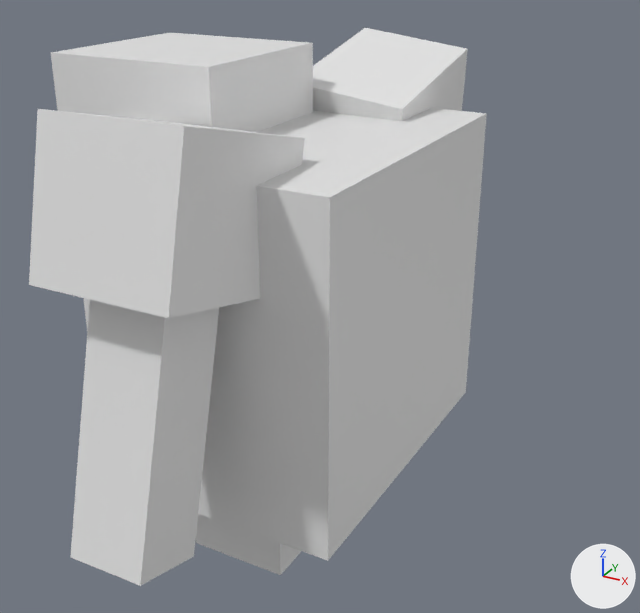
What one commit did to the OBJ model app/src/main/assets/models/golem/golem1.obj.
One viewpoint serves both versions: a 50 mm lens placed at (0.886, -1.517, 1.251), pointed at (0.046, 0.011, 0.487). The lights are fixed; the arrows at lower right show +X, +Y and +Z. Where no turn or scale is listed for an object, it has been applied to the vertices.

The first picture shows 'Golem_Cube.013'.
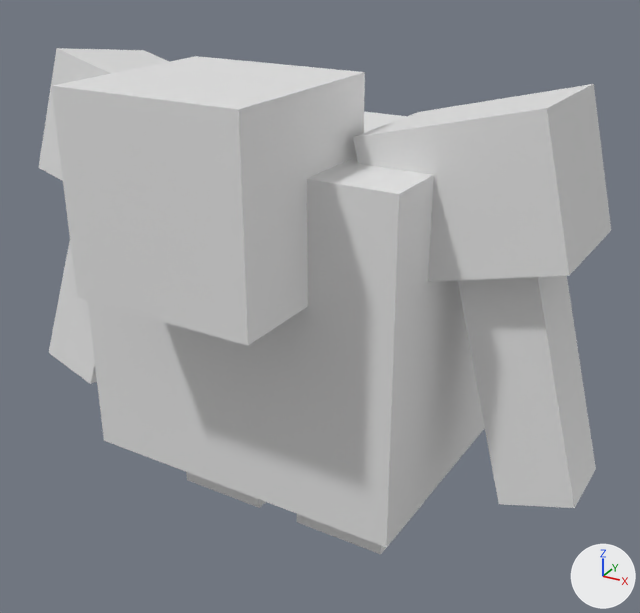
Location of each change, (x1, y1, x2, y2) in pixels of the pictures (640 x 613 px; the box of a moved part takes in the faces that stretch with it):
'Golem_Cube.013', reshaped (25% wider, 9% shorter)
    before: (29, 28, 487, 586)
    after: (38, 48, 611, 554)
part 1 of me_golem_cube_013, moved or reshaped (not visible before)
    after: (186, 472, 266, 508)
part 2 of me_golem_cube_013, moved or reshaped
    before: (84, 108, 487, 560)
    after: (88, 111, 485, 547)
part 3 of me_golem_cube_013, moved or reshaped
    before: (51, 33, 313, 132)
    after: (51, 56, 365, 346)
part 4 of me_golem_cube_013, moved or reshaped
    before: (29, 109, 305, 318)
    after: (353, 84, 611, 282)
part 5 of me_golem_cube_013, moved or reshaped
    before: (70, 300, 219, 586)
    after: (458, 276, 596, 508)
part 6 of me_golem_cube_013, moved or reshaped
    before: (196, 514, 301, 575)
    after: (297, 505, 422, 554)
part 7 of me_golem_cube_013, moved or reshaped (not visible before)
    after: (49, 241, 97, 384)
part 8 of me_golem_cube_013, moved or reshaped
    before: (313, 28, 468, 121)
    after: (38, 48, 169, 181)

Patch to the scene script:
```diff
--- a/app/src/main/assets/models/golem/golem1.obj.py
+++ b/app/src/main/assets/models/golem/golem1.obj.py
@@ me_golem_cube_013 @@
 me_golem_cube_013.from_pydata(...)  # 64 vertices, 96 faces; spans x -0.45..0.267, y -0.656..0.645, z 0.0..1.006
 # used by ob_golem_cube_013; location = (0.0, 0.0, 0.0)
+# me_golem_cube_013 part 1: the loose piece of 8 vertices spanning x -0.108..0.108, y 0.046..0.261, z 0.0..0.215 is turned 87.6 degrees about the z axis through its middle and scaled by 0.991, then moved by (-0.152, -0.147, 0.004)
+# me_golem_cube_013 part 2: the loose piece of 8 vertices spanning x -0.267..0.267, y -0.361..0.361, z 0.166..0.859 is multiplied about its middle by the matrix ((0.042, -0.99, 0.0), (0.99, 0.042, -0.004), (0.004, 0.0, 0.991)), then moved by (0.0, 0.001, 0.0)
+# me_golem_cube_013 part 3: the loose piece of 8 vertices spanning x -0.45..-0.071, y -0.19..0.19, z 0.626..1.006 is multiplied about its middle by the matrix ((0.042, -0.99, 0.0), (0.99, 0.042, -0.005), (0.005, 0.0, 0.991)), then moved by (0.25, -0.258, -0.004)
+# me_golem_cube_013 part 4: the loose piece of 8 vertices spanning x -0.138..0.137, y -0.608..-0.202, z 0.639..0.988 is multiplied about its middle by the matrix ((0.042, -0.99, 0.001), (0.99, 0.042, 0.012), (-0.012, 0.0, 0.991)), then moved by (0.401, 0.387, -0.003)
+# me_golem_cube_013 part 5: the loose piece of 8 vertices spanning x -0.077..0.077, y -0.656..-0.383, z 0.207..0.714 is multiplied about its middle by the matrix ((0.042, -0.99, 0.001), (0.99, 0.042, 0.012), (-0.012, 0.0, 0.991)), then moved by (0.514, 0.493, 0.0)
+# me_golem_cube_013 part 6: the loose piece of 8 vertices spanning x -0.108..0.108, y -0.272..-0.056, z 0.0..0.215 is turned 87.6 degrees about the z axis through its middle and scaled by 0.991, then moved by (0.162, 0.158, 0.004)
+# me_golem_cube_013 part 7: the loose piece of 8 vertices spanning x -0.154..0.06, y 0.373..0.645, z 0.202..0.723 is multiplied about its middle by the matrix ((0.042, -0.99, 0.0), (0.99, 0.042, 0.005), (-0.005, 0.0, 0.991)), then moved by (-0.459, -0.537, 0.001)
+# me_golem_cube_013 part 8: the loose piece of 8 vertices spanning x -0.16..0.154, y 0.192..0.598, z 0.624..1.002 is multiplied about its middle by the matrix ((0.042, -0.99, 0.0), (0.99, 0.042, 0.005), (-0.005, 0.0, 0.991)), then moved by (-0.388, -0.382, -0.003)
```
